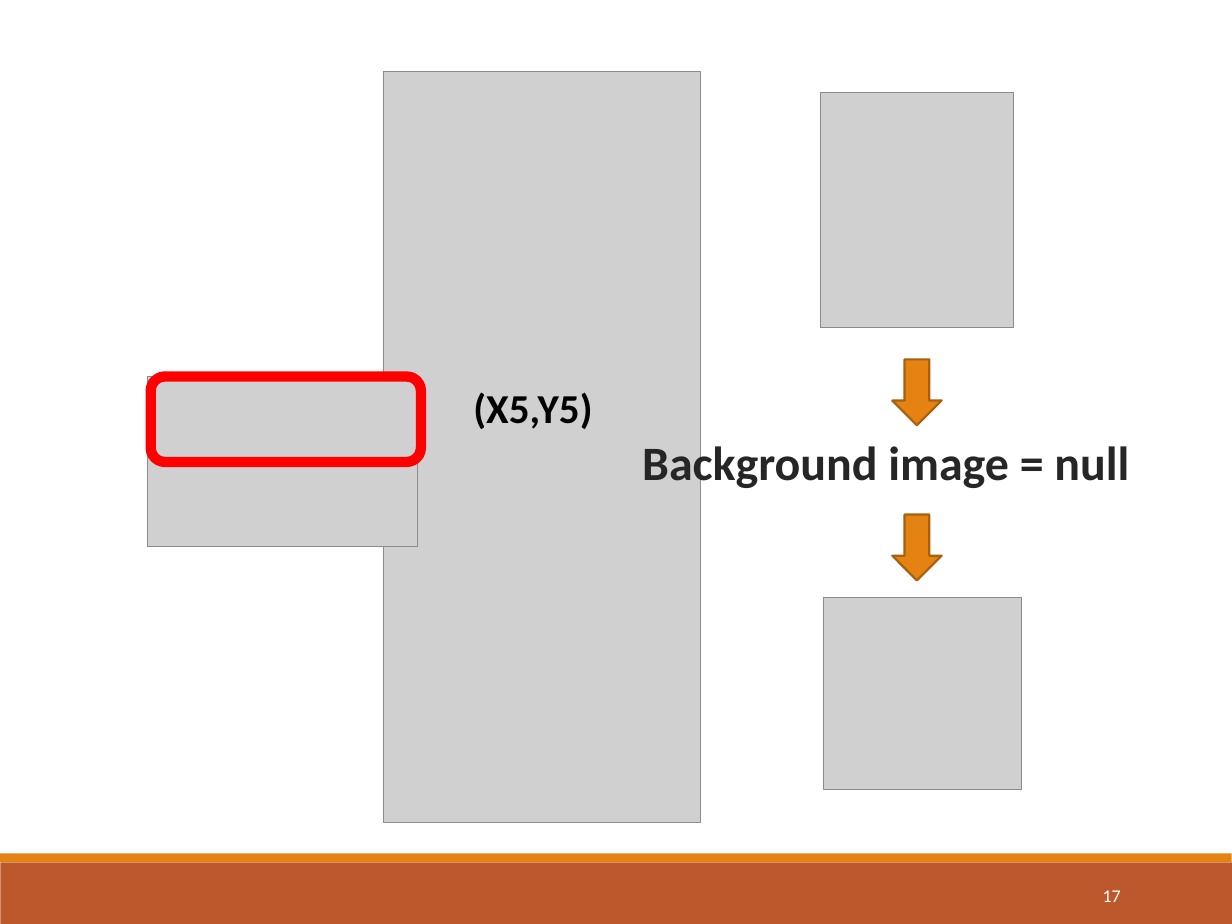
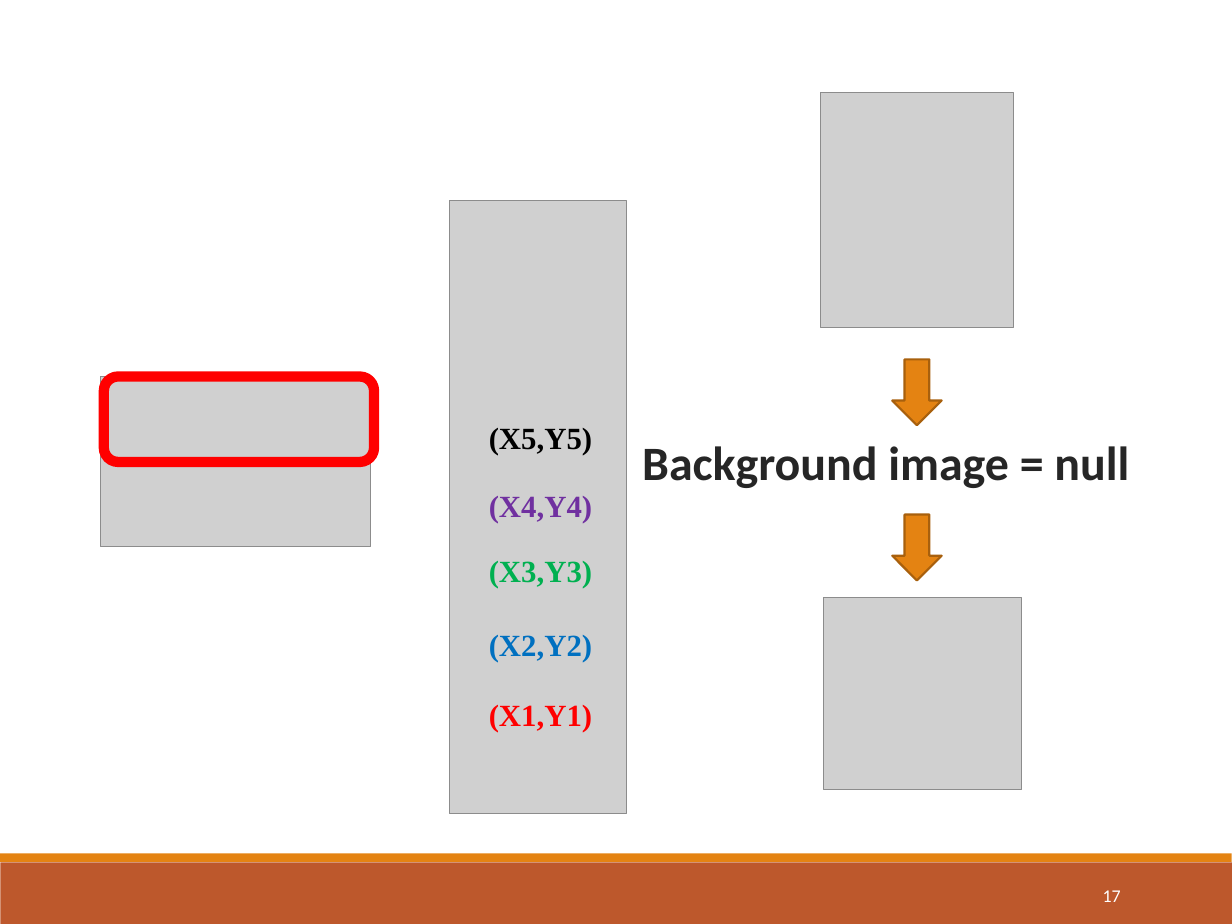
Before and after one commit to DIEMVO/doan1, a slide deck: slide 17 of Báo cáo Đồ án 1 - Game Caro (LAN).pptx. Drawn at 1232x924 pixels with LibreOffice and Linux fonts; fonts in the diff are those of the drawing; grey boxes stand for pictures. Boxes give left, top, right and bottom in pixels: in the first picture for what was removed or moved away, otherwise in the second. Text is boxed around its words. In the diff, an @@ line names an element or a change of style, - is before the commit and + after.

Commit message:
up

```diff
--- a/Báo cáo Đồ án 1 - Game Caro (LAN).pptx
+++ b/Báo cáo Đồ án 1 - Game Caro (LAN).pptx
@@ picture removed at <box>383,71,700,822</box> @@
@@ picture added at <box>450,201,627,814</box> @@
@@ picture: place and size @@
-picture at <box>148,377,418,547</box>
+picture at <box>101,377,371,547</box>
@@ rounded rectangle: place and size @@
-rounded rectangle at <box>150,377,420,462</box>
+rounded rectangle at <box>103,377,373,462</box>
@@ text "(X5,Y5)": place and size @@
-text "(X5,Y5)" at <box>473,392,592,429</box>
+text "(X5,Y5)" at <box>489,428,592,455</box>
@@ text "(X5,Y5)" at <box>489,428,592,455</box>: size 24 to 18 pt, font Calibri to Times New Roman @@
@@ text added at <box>489,496,592,523</box>, 18 pt, text #7030A0, bold @@
+(X4,Y4)
@@ text added at <box>489,561,592,588</box>, 18 pt, text #00B050, bold @@
+(X3,Y3)
@@ text added at <box>489,635,592,662</box>, 18 pt, text #0070C0, bold @@
+(X2,Y2)
@@ text added at <box>489,705,592,732</box>, 18 pt, text #FF0000, bold @@
+(X1,Y1)
```
Also in this commit, not shown: 3 other slides changed, 1 slide added.
